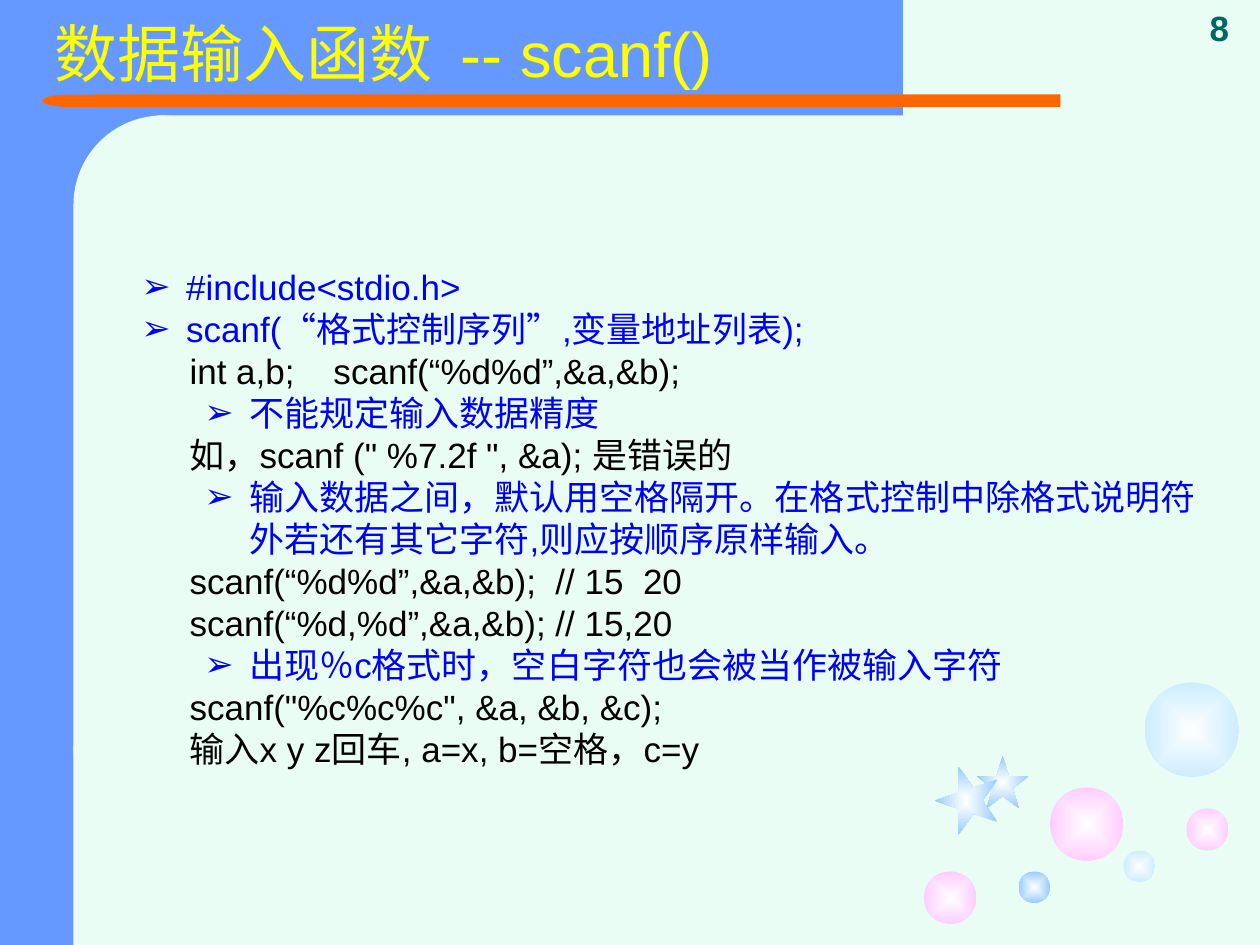
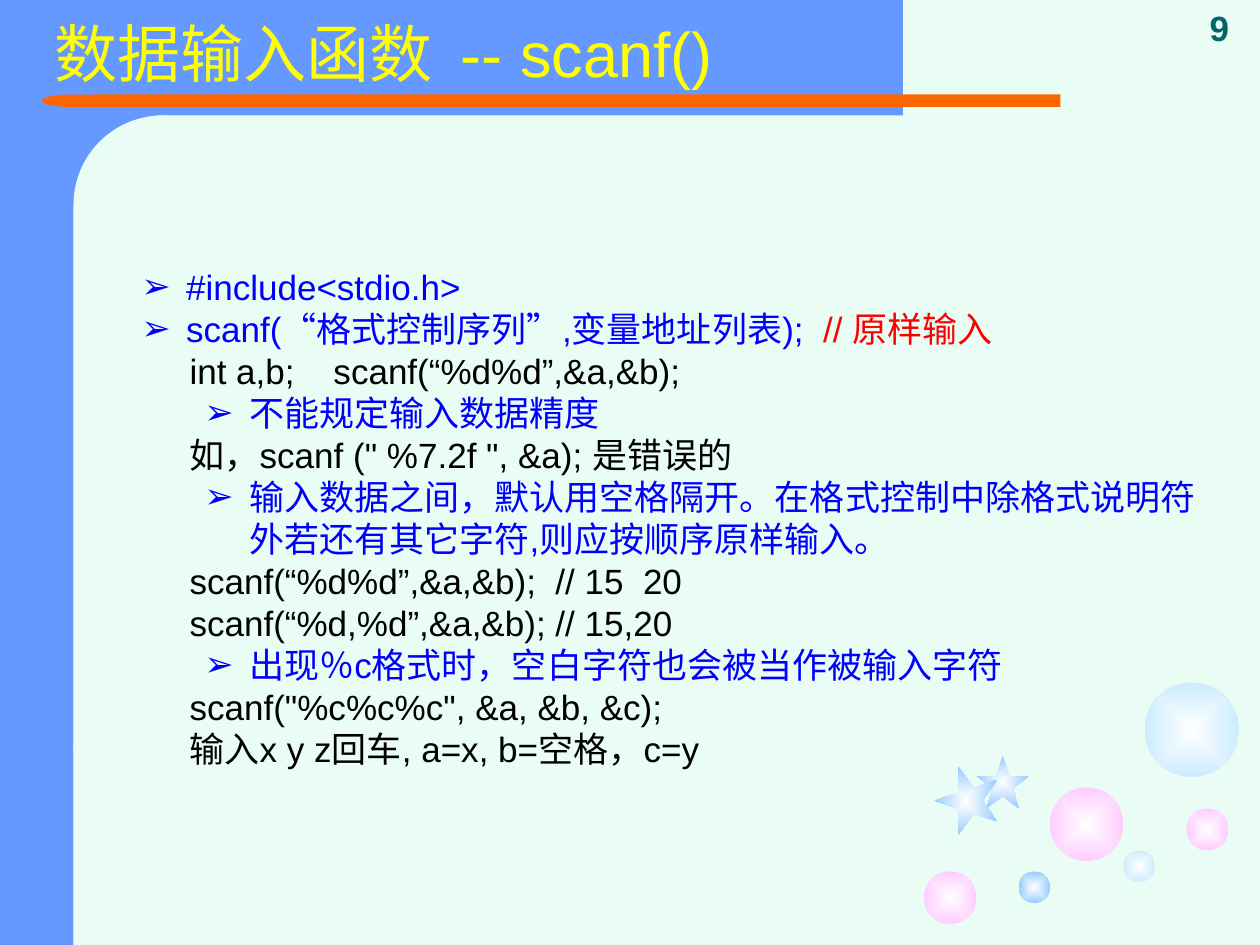
Before and after one commit to jtrfid/C-Repositories, a slide deck: slide 9 of 2016/C语言/课件/复习.pptx (slide 8 before the commit). Drawn at 1260x945 pixels with LibreOffice and Linux fonts; fonts in the diff are those of the drawing. Boxes give left, top, right and bottom in pixels: in the first picture for what was removed or moved away, otherwise in the second. Text is boxed around its words. In the diff, an @@ line names an element or a change of style, - is before the commit and + after.

```diff
--- a/2016/C语言/课件/复习.pptx
+++ b/2016/C语言/课件/复习.pptx
@@ page number at box(1210, 16, 1229, 42): text changed @@
-8
+9
@@ text at box(186, 312, 992, 348): text changed @@
-➢ scanf(“格式控制序列”,变量地址列表);
+➢ scanf(“格式控制序列”,变量地址列表); // 原样输入
```
Also in this commit, not shown: 9 other slides changed, 14 slides added, 5 slides removed, 8 other files.
